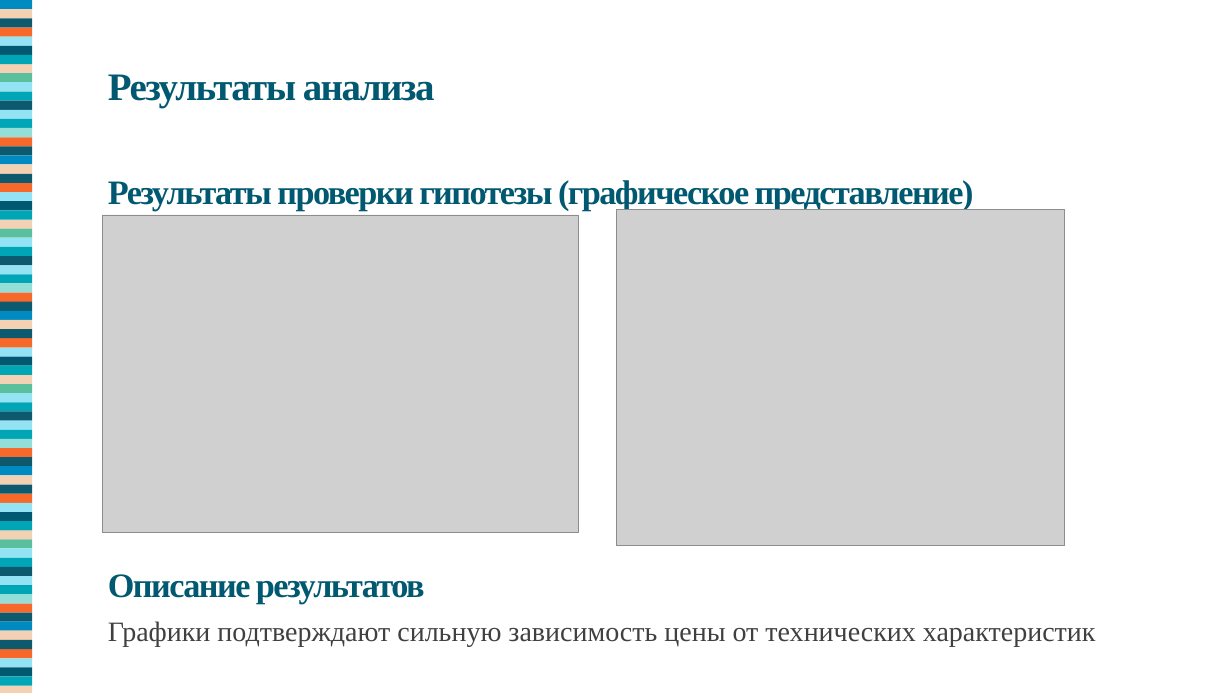
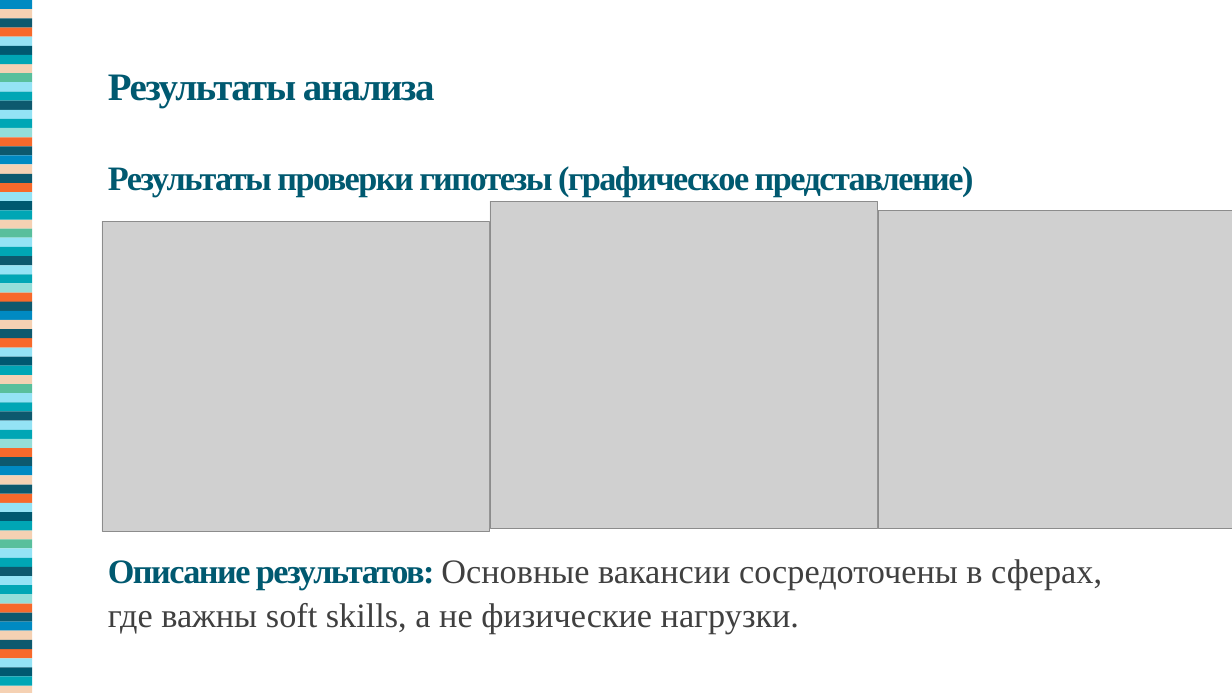
Before and after one commit to Shinnn2374/FinalTaskTGU, a slide deck: slide 8 of finalTasjk/Борисов.pptx (slide 7 before the commit). Drawn at 1232x693 pixels with LibreOffice and Linux fonts; fonts in the diff are those of the drawing; grey boxes stand for pictures. Boxes give left, top, right and bottom in pixels: in the first picture for what was removed or moved away, otherwise in the second. Text is boxed around its words. In the diff, an @@ line names an element or a change of style, - is before the commit and + after.

```diff
--- a/finalTasjk/Борисов.pptx
+++ b/finalTasjk/Борисов.pptx
@@ text "Результаты проверки гипотезы (графическое представление)": place and size @@
-text "Результаты проверки гипотезы (графическое представление)" at [108, 180, 1096, 646]
+text "Результаты проверки гипотезы (графическое представление)" at [108, 166, 1102, 634]
@@ picture added at [490, 201, 877, 528] @@
@@ picture: place and size @@
-picture at [103, 215, 579, 533]
+picture at [102, 221, 490, 531]
@@ picture removed at [616, 210, 1064, 546] @@
@@ picture added at [878, 210, 1232, 528] @@
@@ text at [108, 559, 1102, 634]: text changed; size 36 to 44 pt @@
-Описание результатов
-Графики подтверждают сильную зависимость цены от технических характеристик
+Описание результатов: Основные вакансии сосредоточены в сферах, где важны soft skills, а не физические нагрузки.
```
Also in this commit, not shown: 9 other slides changed, 2 slides added, 1 slide removed, 4 other files.
